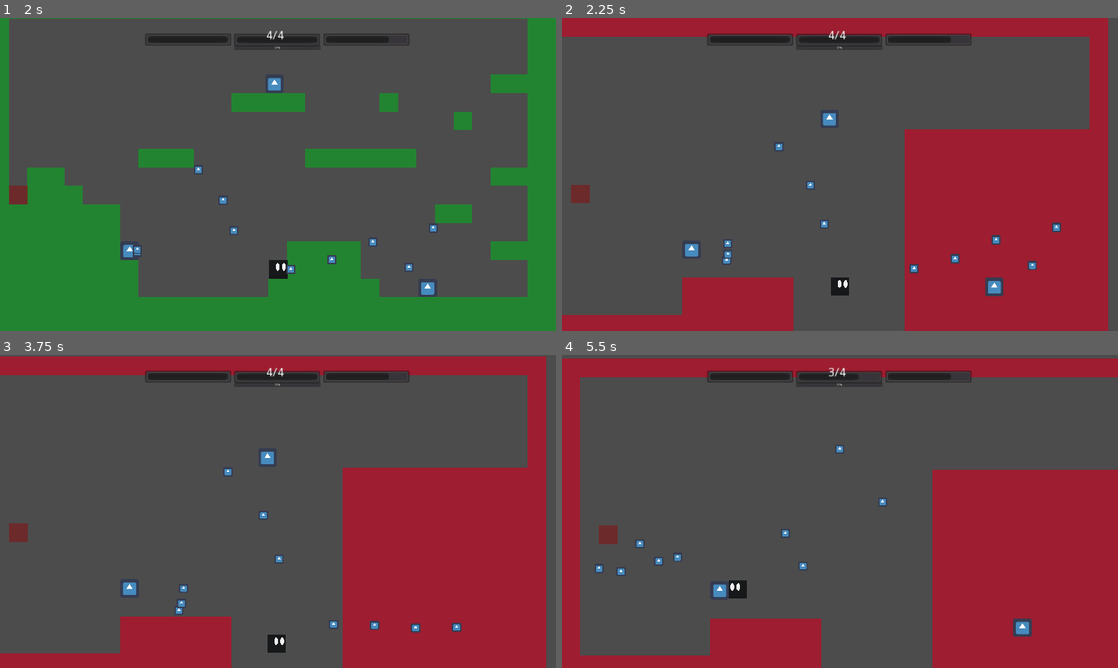
Above: before the commit, frames 1-4 (two rows, left to right).
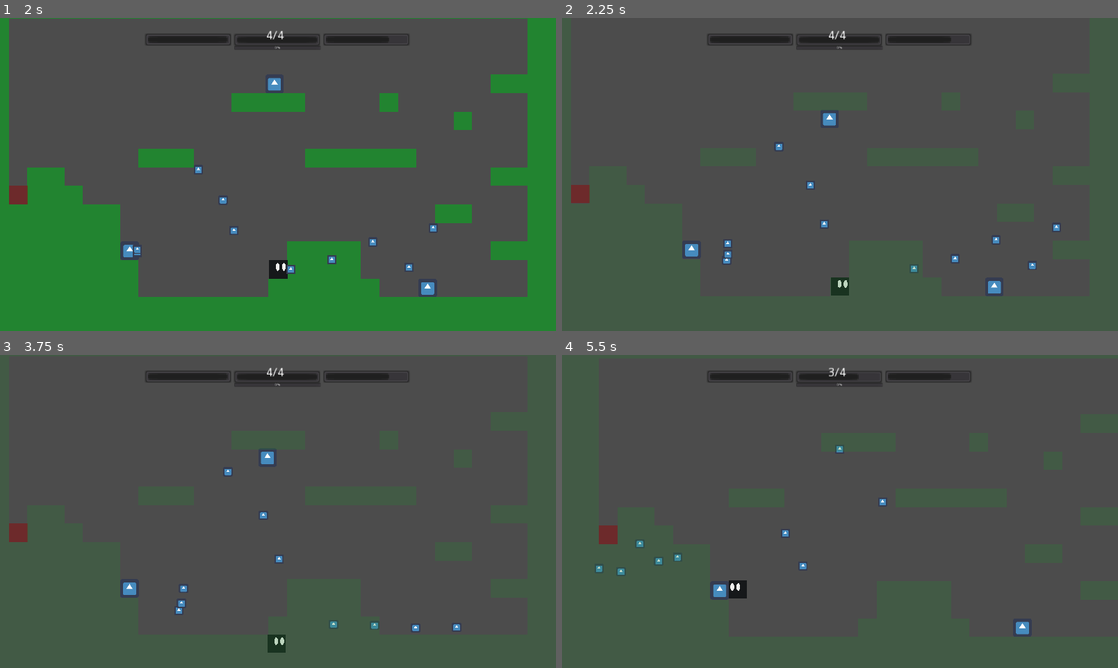
Above: after the commit, the same moments.

Repository: korvato-prime/hyperdimensional-knight
Game: Godot game, scene res://interface/TitleSceen.tscn
Same seed, same stepped clock (60 frames per second), same inputs: the game is played once before the commit and once after it. The engine's default icon, where the game draws it, is replaced by a stand-in: a white triangle on a blue panel in a dark square.
Inputs:
- Up to frame 1 (2 s): click "New Game" at 0.5 s; hold Right (ui_right) from 1.28 s (still down); hold Z (shoot) from 1.28 s (still down); tap Up (jump) at 1.52 s
- Up to frame 2 (2.25 s): release Right (ui_right) at 2.03 s; release Z (shoot) at 2.03 s; hold Down (ui_down) from 2.03 s (still down); tap Space (swap) at 2.1 s
- Up to frame 3 (3.75 s): tap Up (jump) at 2.27 s; release Down (ui_down) at 2.78 s; hold Z (shoot) 2.78-3.53 s; hold Right (ui_right) from 2.78 s (still down); tap Space (swap) at 3.6 s
- Up to frame 4 (5.5 s): tap Up (jump) at 3.77, 4.52, 5.27 s; release Right (ui_right) at 4.28 s; hold Z (shoot) 4.28-5.03 s; hold Left (ui_left) from 4.28 s (still down); tap Space (swap) at 5.1 s

Frame 1 is identical in both runs. In frame 2, 34% of the frame differs, in the area x 0-99%, y 0-100%; in frame 3, 34%; in frame 4, 33%.

Commit message:
Update Level_1.gd

Diff:
--- a/levels/Level_1.gd
+++ b/levels/Level_1.gd
@@ -6,13 +6,28 @@
 	$player.connect("dimension_swap", self, "_on_dimension_swap")
 
 func _on_dimension_swap():
-	if $solids.visible:
-		$solids.hide()
+	#if $solids.visible:
+	if $solids.modulate.a == 1:
+		#$solids.hide()
+		#$AlterDimension.show()
+
+		$solids.modulate.a = 0.25
+		$AlterDimension.modulate.a = 1
+
+		$solids.z_index = 100
+		$AlterDimension.z_index = -100
+
 		$solids.set_collision_layer_bit(1,0)
-		$AlterDimension.show()
 		$AlterDimension.set_collision_layer_bit(1,1)
 	else:
-		$AlterDimension.hide()
+		#$AlterDimension.hide()
+		#$solids.show()
+
+		$solids.modulate.a = 1
+		$AlterDimension.modulate.a = 0.25
+
+		$solids.z_index = -100
+		$AlterDimension.z_index = 100
+
 		$AlterDimension.set_collision_layer_bit(1,0)
-		$solids.show()
 		$solids.set_collision_layer_bit(1,1)
